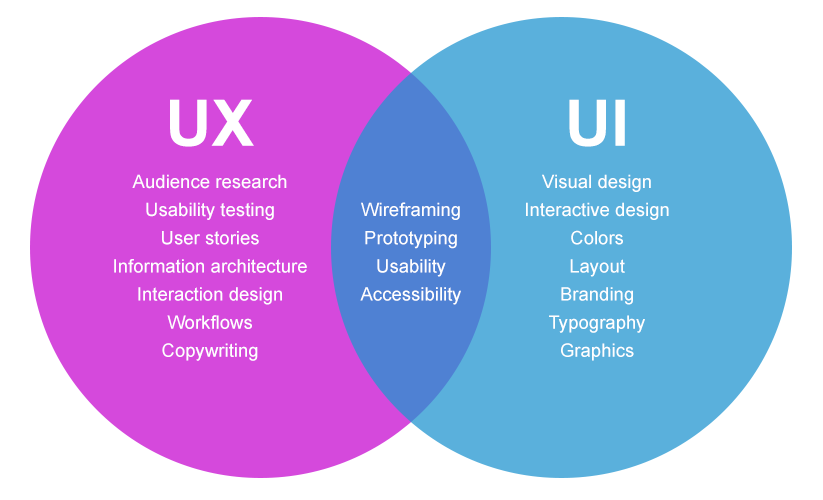
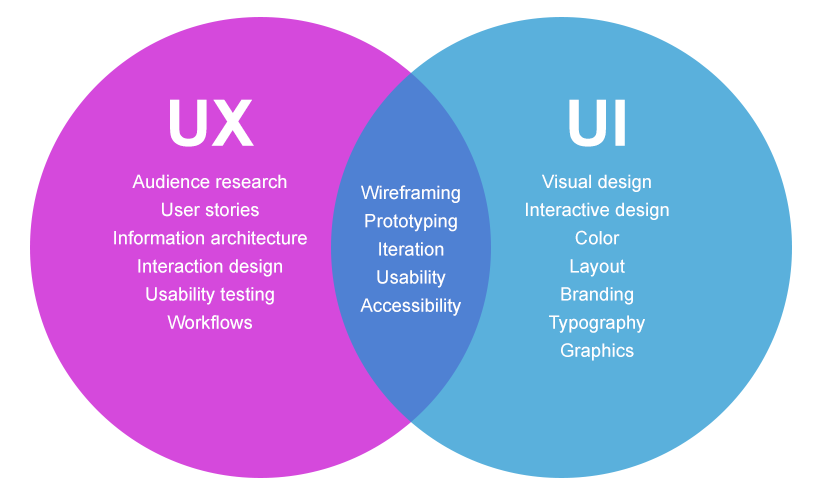
Layer changes from the first 823 × 500 image to the second:
renamed "Wireframing Prototyping Usability Accessibility" to "Wireframing Prototyping Iteration Usability Accessibility", painted on it over [360, 185, 461, 316]
renamed "Audience research Usability testing User stories Information ar" to "Audience research User stories Information architecture Interac", painted on it over [114, 202, 307, 361]
renamed "Visual design Interactive design Colors Layout Branding Typogra" to "Visual design Interactive design Color Layout Branding Typograp", painted on it over [571, 230, 623, 245]
